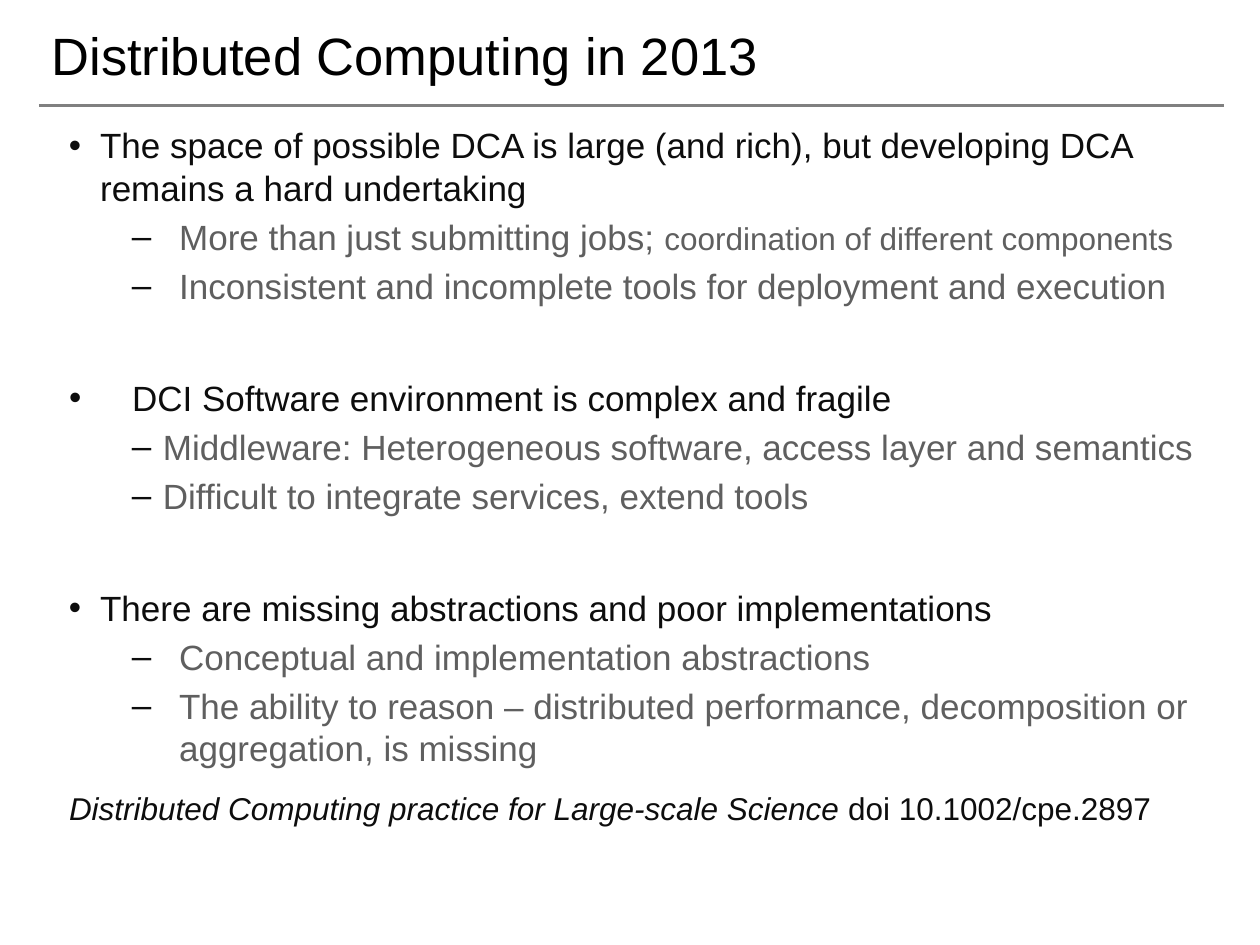
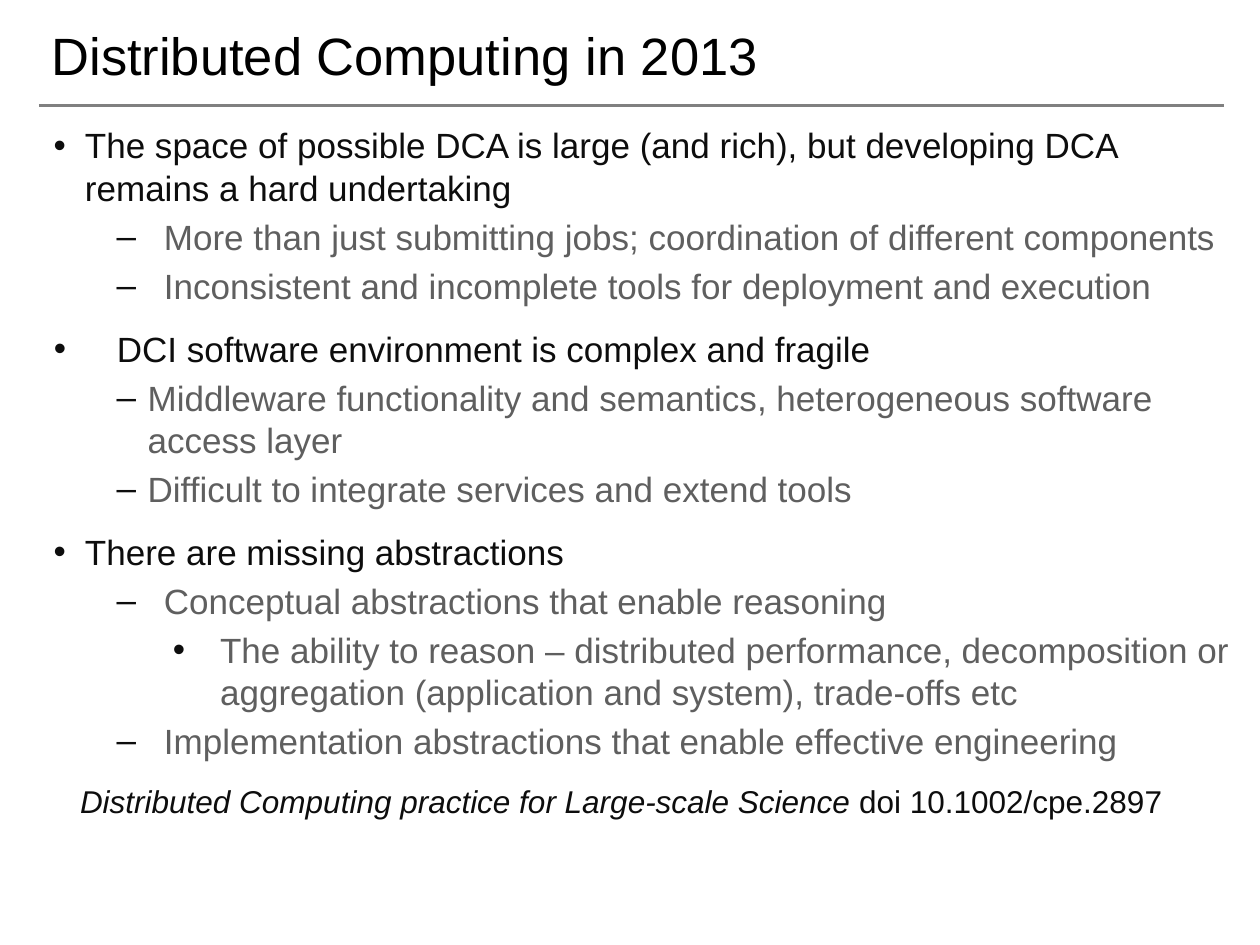
Before and after one commit to saga-project/presentations, a slide deck: slide 3 of radical-magic.pptx. Drawn at 1260x945 pixels with LibreOffice and Linux fonts; fonts in the diff are those of the drawing; background and template pictures are left out. Boxes give left, top, right and bottom in pixels: in the first picture for what was removed or moved away, otherwise in the second. Text is boxed around its words. In the diff, an @@ line names an element or a change of style, - is before the commit and + after.

```diff
--- a/radical-magic.pptx
+++ b/radical-magic.pptx
@@ text "The space of possible DCA ...": place and size @@
-text "The space of possible DCA ..." at (69,132,1193,826)
+text "The space of possible DCA ..." at (80,132,1228,819)
@@ text at (164,224,1215,256): size 18 to 20 pt in "coordination of different components" @@
@@ text at (85,336,1228,760): text changed @@
-• DCI Software environment is complex and fragile
-  – Middleware: Heterogeneous software, access layer and semantics
-  – Difficult to integrate services, extend tools
-• There are missing abstractions and poor implementations
-  – Conceptual and implementation abstractions
-  – The ability to reason – distributed performance, decomposition or aggregation, is missing
+• DCI software environment is complex and fragile
+  – Middleware functionality and semantics, heterogeneous software access layer
+  – Difficult to integrate services and extend tools
+• There are missing abstractions
+  – Conceptual abstractions that enable reasoning
+    • The ability to reason – distributed performance, decomposition or aggregation (application and system), trade-offs etc
+  – Implementation abstractions that enable effective engineering
```
Also in this commit, not shown: 13 other slides changed, 1 slide added.
